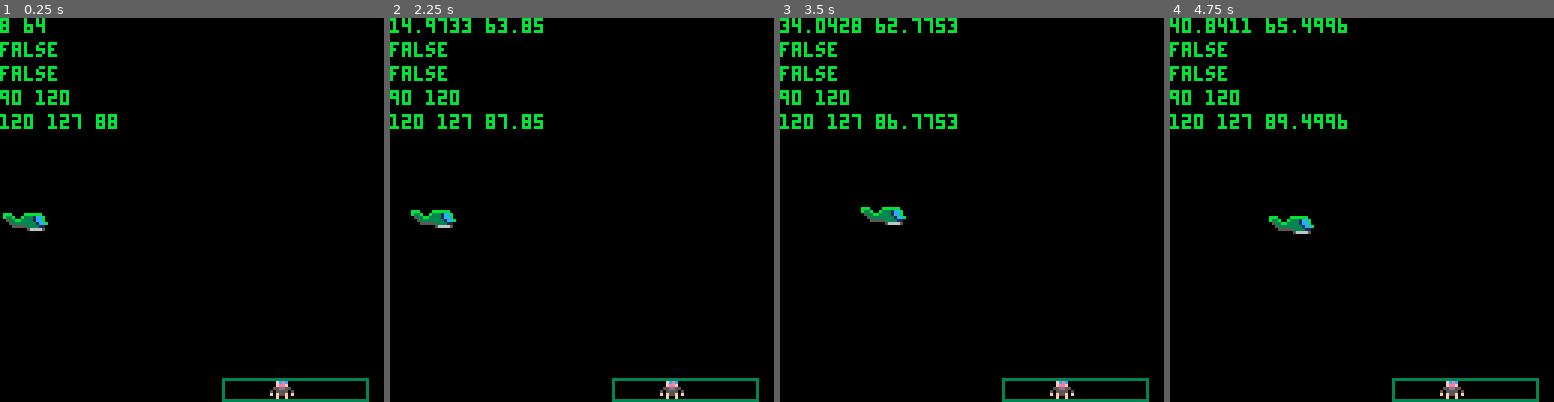
Above: before the commit, frames 1-4 (left to right).
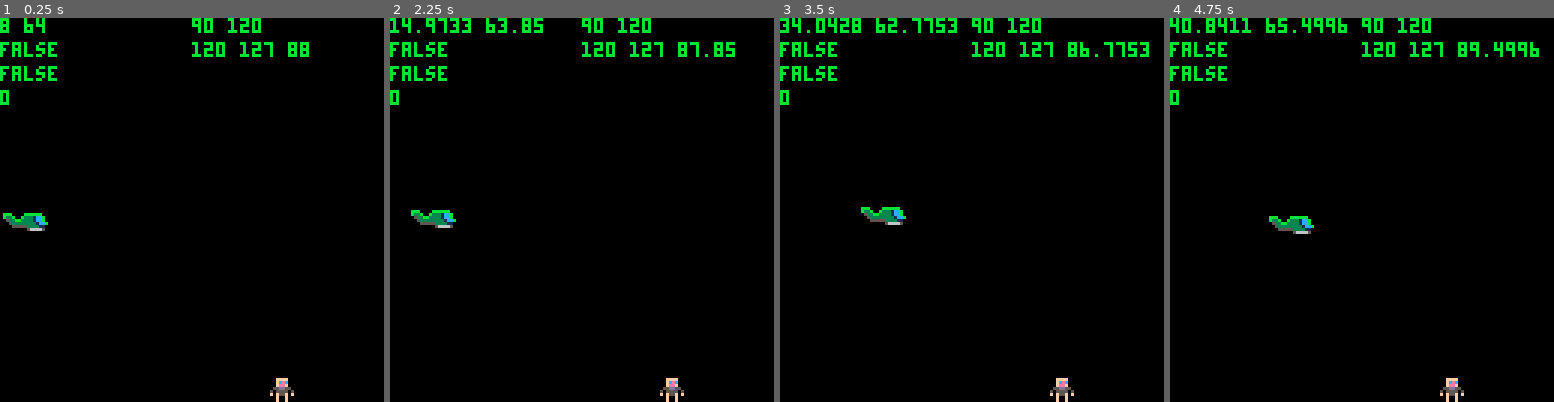
Above: after the commit, the same moments.

Repository: NinetiesPaul/PicoRescue
Game: PICO-8 cartridge picorescue.p8
The game is run twice, just before and just after one commit, with the same random seed, the same clock (stepped at 60 frames per second) and the same inputs.
Inputs:
- Up to frame 1 (0.25 s): no input
- Up to frame 2 (2.25 s): tap X (X key) at 0.33, 1.07, 1.85 s; tap O (Z key) at 0.7, 1.7, 2.1 s; hold Right 1.6-2.1 s; hold Up from 2.15 s (still down)
- Up to frame 3 (3.5 s): release Up at 2.42 s; hold Right 2.47-3.03 s; tap O (Z key) at 2.5, 2.9, 3.3 s; tap X (X key) at 2.97 s; hold Left from 3.08 s (still down)
- Up to frame 4 (4.75 s): release Left at 3.58 s; hold Down 3.63-3.97 s; tap O (Z key) at 3.7, 4.1, 4.5 s; hold Right 4.02-4.68 s; tap X (X key) at 4.08 s; hold Up from 4.73 s (still down)

The runs differ from the first frame. In frame 1, 2.3% of the frame differs, in the area x 0-97%, y 0-100%; in frame 2, 2.5%; in frame 3, 2.7%; in frame 4, 2.7%.

Commit message:
animating ladder

Diff:
--- a/picorescue.p8
+++ b/picorescue.p8
@@ -28,6 +28,8 @@
 }
 
 curr_screen = screen[2]
+counter = 0
+
 btn_pressed = false
 
 mvn_y = false
@@ -39,6 +41,8 @@
 hst_x = 90
 hst_y = 120
 
+ladder=0
+
 end
 
 function _draw()
@@ -58,9 +62,10 @@
 	print(player.x.." "..player.y,0,0,11)
 	print(player.hst_range,0,8,11)
 	print(player.hst_pkup,0,16,11)
-
-	print((hst_x).." "..(hst_y),0,24,11)
-	print((hst_y).." "..(hst_y+7).." "..(player.y+24),0,32,11)
+	print(ladder,0,24,11)
+
+	print((hst_x).." "..(hst_y),64,0,11)
+	print((hst_y).." "..(hst_y+7).." "..(player.y+24),64,8,11)
 	--print((hst_x-24).." "..(hst_x+32),0,32,11)
 
 	--print(player.speed_x.." "..player.speed_y,0,8,11)
@@ -72,11 +77,16 @@
 	--print(mvn_y,72,120,11)
 	--print(mvn_x,96,120,11)
 
-	rect(hst_x-16,hst_y,hst_x+32,hst_y+7,3)
+	for i = 1, ladder do
+		spr(1,player.x,player.y+i*8)
+	end
+
+	--rect(hst_x-16,hst_y,hst_x+24,hst_y+7,3)
 
 end
 
 function _update()
+	counter+=1
 
 	if (curr_screen == 1) choose_mission()
 	if (curr_screen == 2) move_rotor()
@@ -92,6 +102,9 @@
 	player.hst_range = hst_range()
 	player.hst_pkup = hst_pkup()
 	move_hst()
+
+	upd_ladder()
+
 end
 -->8
 -- movement
@@ -223,20 +236,12 @@
 	end
 end
 
-function move_hst()
-	if player.hst_range then
-
-		if (player.x <= hst_x) hst_x -= 0.25
-		if (player.x >= hst_x) hst_x += 0.25
-	end
-end
-
 function hst_range()
 	status = false
 
 	if
 		player.x >= hst_x-24 and
-		player.x <= hst_x+32 and
+		player.x <= hst_x+24 and
 		player.y+24 >= hst_y and
 		player.y+24 <= hst_y+7 then
 		status = true
@@ -258,6 +263,32 @@
 
 	return status
 end
+
+function move_hst()
+	if player.hst_range then
+
+		if (player.x <= hst_x) hst_x -= 0.25
+		if (player.x >= hst_x) hst_x += 0.25
+	end
+end
+
+function draw_ladder()
+
+
+end
+
+function upd_ladder()
+
+	if player.hst_pkup then
+		if counter%30==0 and ladder < 3 then
+			ladder+=1
+		end
+	else
+		if counter%30==0 and ladder > 0 then
+			ladder-=1
+		end
+	end
+end
 -->8
 -- menu navigation
 
@@ -267,14 +298,14 @@
 
 end
 __gfx__
-0000000000d000d000ffff0000000000000000000000000000000000000000000000000000000000000000000000000000000000000000000000000000000000
-0000000000ddddd000fcec000bbb0000bbbbbb000000000000000000000000000000000000000000000000000000000000000000000000000000000000000000
-0070070000d000d000feef000b33b00b3331ccb00000000000000000000000000000000000000000000000000000000000000000000000000000000000000000
-0007700000ddddd0055dd55000533bb33331ccb00000000000000000000000000000000000000000000000000000000000000000000000000000000000000000
-0007700000d000d0505555050005333333331ccb0000000000000000000000000000000000000000000000000000000000000000000000000000000000000000
-0070070000ddddd0f0f55f0f00005555533331100000000000000000000000000000000000000000000000000000000000000000000000000000000000000000
-0000000000d000d000f00f0000000000056666500000000000000000000000000000000000000000000000000000000000000000000000000000000000000000
-0000000000ddddd000f00f0000000000000000000000000000000000000000000000000000000000000000000000000000000000000000000000000000000000
+0000000000d00d0000ffff0000000000000000000000000000000000000000000000000000000000000000000000000000000000000000000000000000000000
+0000000000dddd0000fcec000bbb0000bbbbbb000000000000000000000000000000000000000000000000000000000000000000000000000000000000000000
+0070070000d00d0000feef000b33b00b3331ccb00000000000000000000000000000000000000000000000000000000000000000000000000000000000000000
+0007700000dddd00055dd55000533bb33331ccb00000000000000000000000000000000000000000000000000000000000000000000000000000000000000000
+0007700000d00d00505555050005333333331ccb0000000000000000000000000000000000000000000000000000000000000000000000000000000000000000
+0070070000dddd00f0f55f0f00005555533331100000000000000000000000000000000000000000000000000000000000000000000000000000000000000000
+0000000000d00d0000f00f0000000000056666500000000000000000000000000000000000000000000000000000000000000000000000000000000000000000
+0000000000dddd0000f00f0000000000000000000000000000000000000000000000000000000000000000000000000000000000000000000000000000000000
 00000000000000000000000000000000000000000000000000000000000000000000000000000000000000000000000000000000000000000000000000000000
 00000000000000000000000000000000000000000000000000000000000000000000000000000000000000000000000000000000000000000000000000000000
 00800800000000000000000000000000000000000000000000000000000000000000000000000000000000000000000000000000000000000000000000000000
